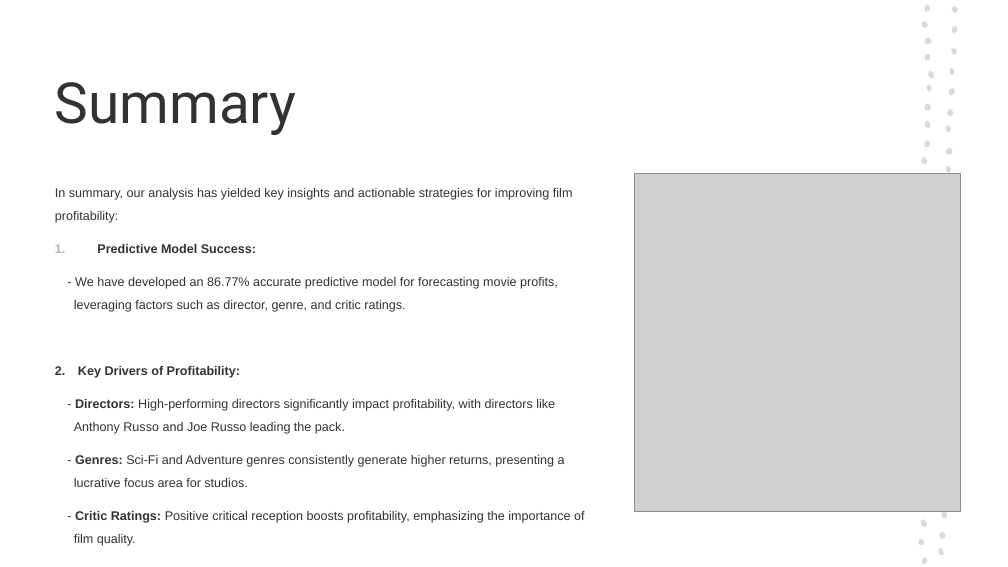
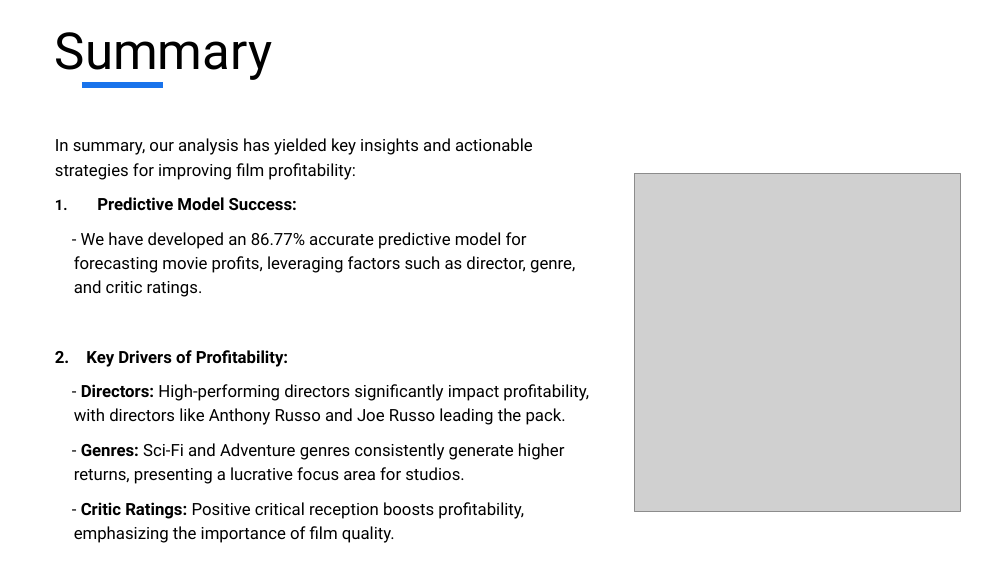
Before and after one commit to Rodgerdev/movies_data_project, a slide deck: slide 17 of Power point presentation/Box_Office_Trend_Analysis.pptx. Drawn at 1008x567 pixels with LibreOffice and Linux fonts; fonts in the diff are those of the drawing; grey boxes stand for pictures. Boxes give left, top, right and bottom in pixels: in the first picture for what was removed or moved away, otherwise in the second. Text is boxed around its words. In the diff, an @@ line names an element or a change of style, - is before the commit and + after.

```diff
--- a/Power point presentation/Box_Office_Trend_Analysis.pptx
+++ b/Power point presentation/Box_Office_Trend_Analysis.pptx
@@ title "Summary" at bbox=[55, 32, 272, 80]: size 54 to 48.6 pt, text colour #323232 to #000000 @@
@@ line added from (82, 85) to (163, 85), #1973EB 6 pt @@
@@ text "In summary, our analysis has ...": place and size @@
-text "In summary, our analysis has ..." at bbox=[55, 188, 584, 546]
+text "In summary, our analysis has ..." at bbox=[55, 138, 589, 543]
@@ text "In summary, our analysis has ..." at bbox=[55, 138, 589, 543]: size 12 to 16 pt, font Arial to Roboto, text colour #323232 to #000000; line spacing 1.5 to 1.2 @@
@@ group removed at bbox=[918, 2, 959, 565]: 26 freeform shapes @@
```
Also in this commit, not shown: 20 other slides changed, 2 other files.
